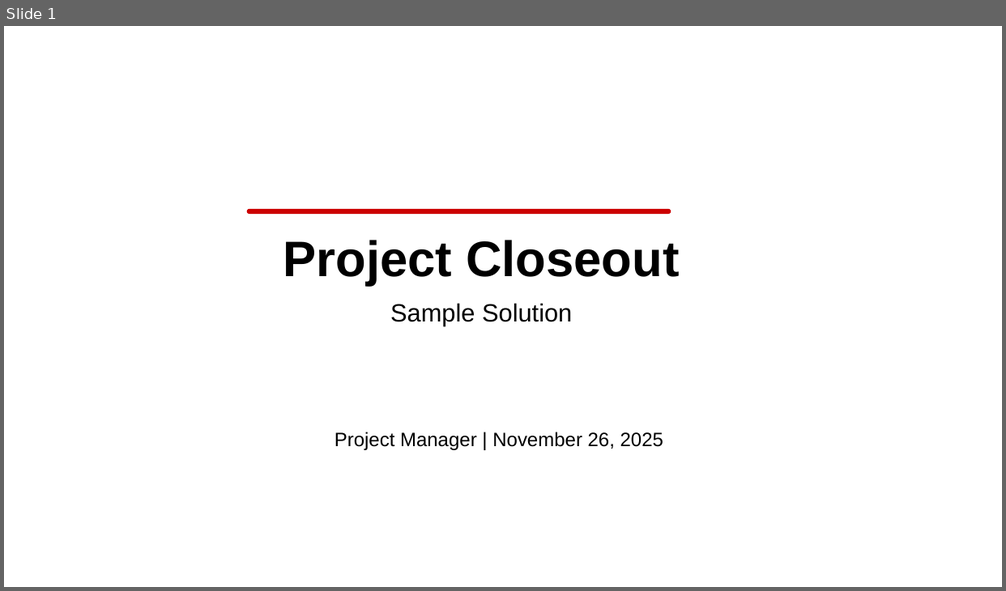
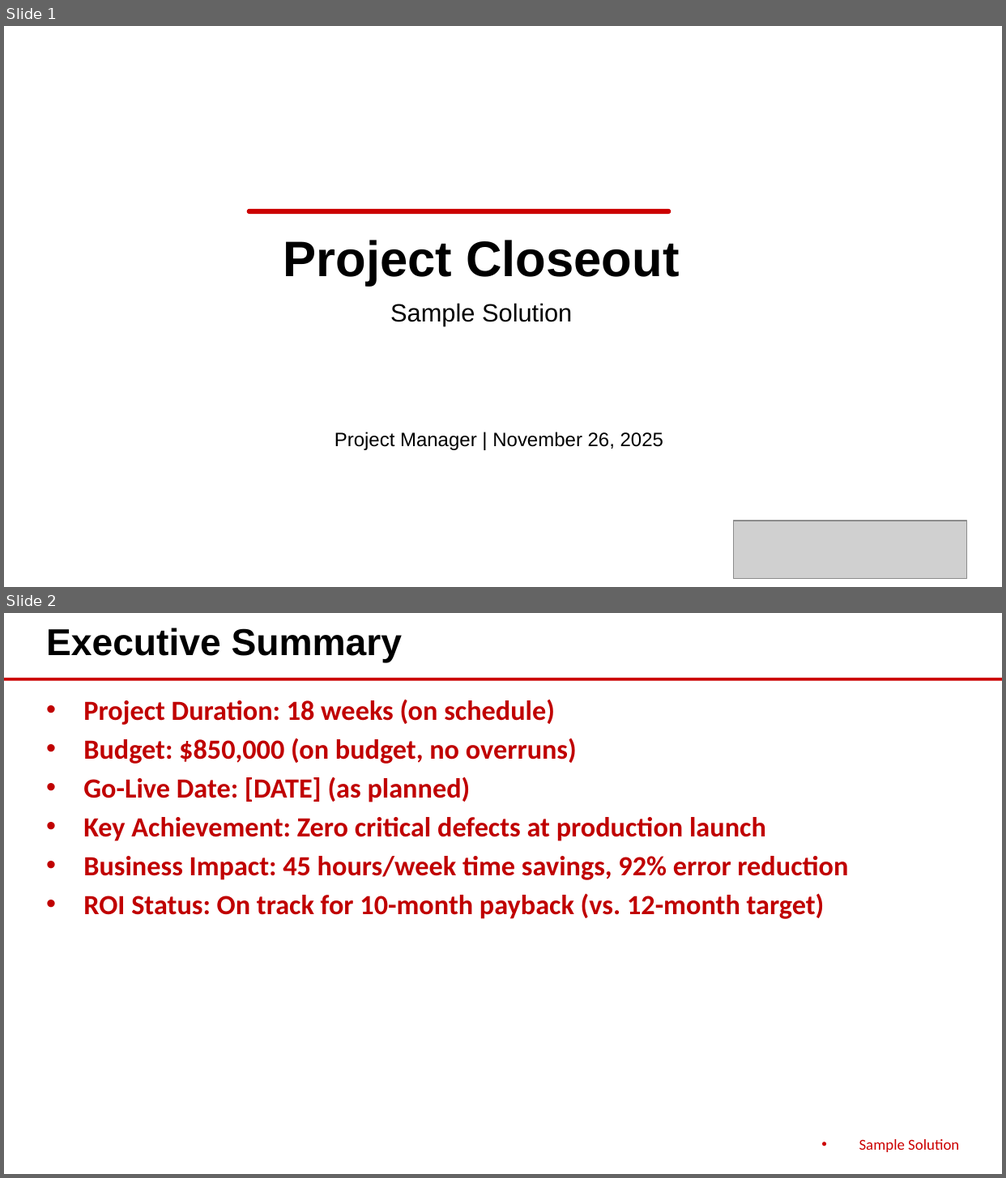
Before and after one commit to eoframework/solutions, a slide deck: solution-template/sample-provider/sample-category/sample-solution/delivery/closeout-presentation.pptx. Shown one above the other, each under a label of ours: slide 1 before the commit, slides 1 and 2 after it. The pictures are 1006x591 and 1006x1178 pixels, drawn with LibreOffice and Linux fonts; fonts in the diff are those of the drawing; grey boxes stand for pictures; background and template pictures are left out. Boxes give left, top, right and bottom in pixels: in the first picture for what was removed or moved away, otherwise in the second. Text is boxed around its words. In the diff, an @@ line names an element or a change of style, - is before the commit and + after.

```diff
--- a/solution-template/sample-provider/sample-category/sample-solution/delivery/closeout-presentation.pptx
+++ b/solution-template/sample-provider/sample-category/sample-solution/delivery/closeout-presentation.pptx
@@ slide 2 added at [4, 613, 1002, 1174], background #FFFFFF @@
@@ text added at [46, 628, 403, 662], 27 pt, text #000000, bold @@
+Executive Summary
@@ line added from (4, 679) to (1002, 679), #CC0000 2.25 pt @@
@@ text added at [83, 699, 848, 919], 20 pt, text #C00000, bold @@
+• Project Duration: 18 weeks (on schedule)
+• Budget: $850,000 (on budget, no overruns)
+• Go-Live Date: [DATE] (as planned)
+• Key Achievement: Zero critical defects at production launch
+• Business Impact: 45 hours/week time savings, 92% error reduction
+• ROI Status: On track for 10-month payback (vs. 12-month target)
@@ text added at [859, 1139, 959, 1152], 11 pt, text #CC0000 @@
+• Sample Solution
@@ slide 1 changed as well @@
@@ picture added at [734, 521, 967, 579] @@
```
Also in this commit, not shown: 5 other slides changed, 3 other slides added, 5 slides removed, 1 other file.
